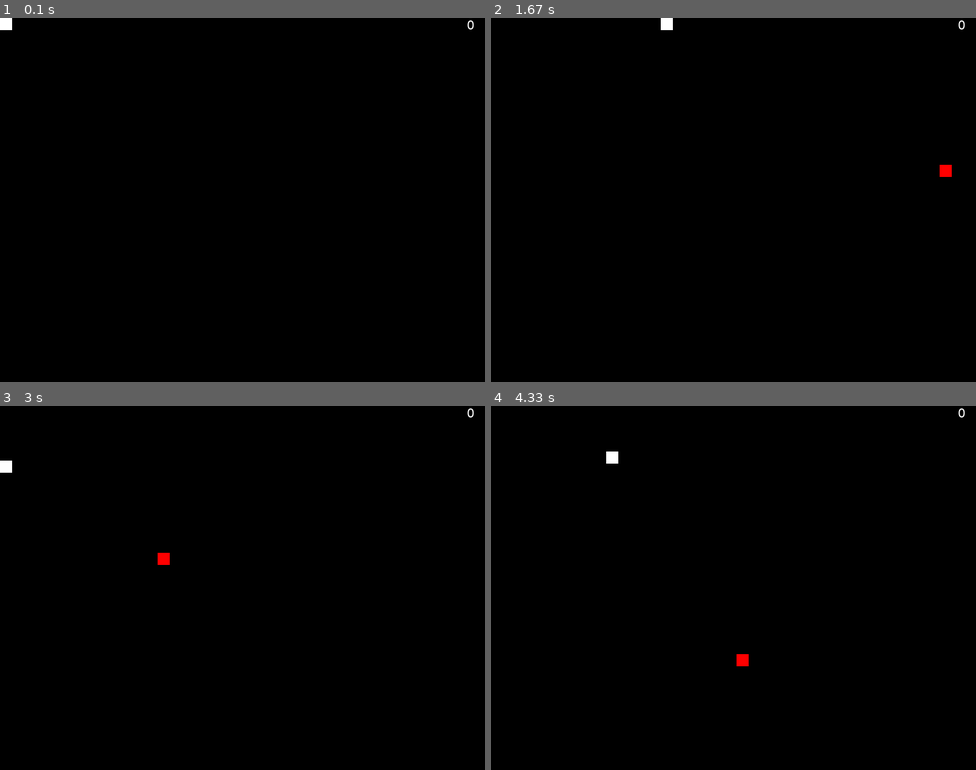
Above: before the commit, frames 1-4 (two rows, left to right).
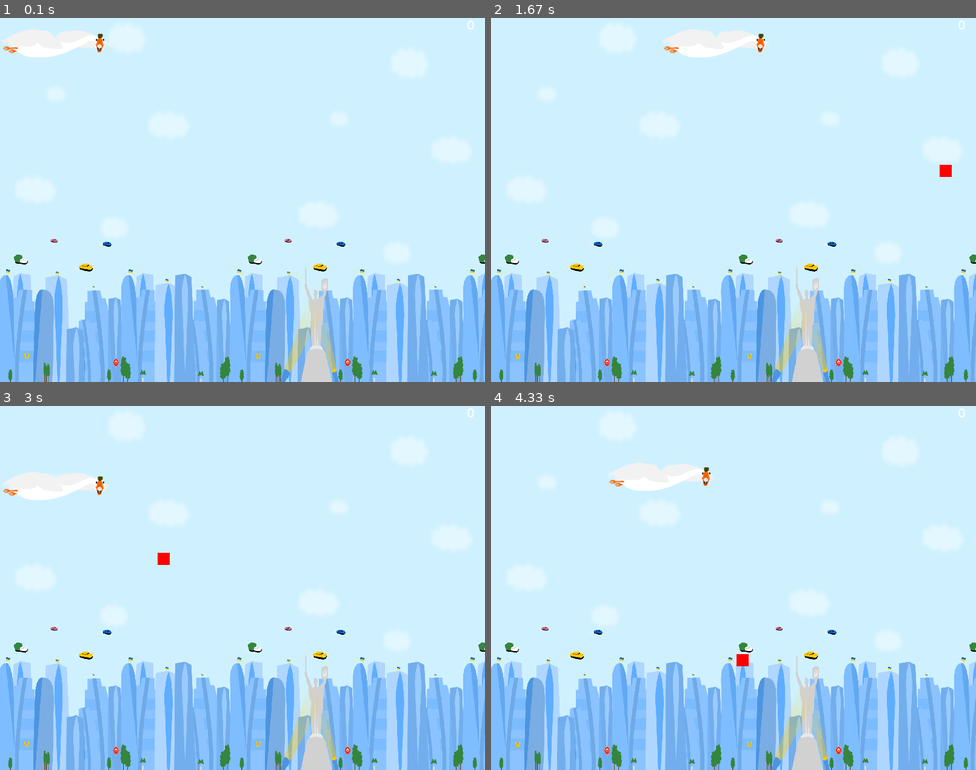
Above: after the commit, the same moments.

Repository: doremifasollasi/goIT_python-marathon-pygame
Game: pygame game, started from main.py
The game is run twice, just before and just after one commit, with the same random seed, the same clock (stepped at 60 frames per second) and the same inputs.
Inputs:
- Up to frame 1 (0.1 s): no input
- Up to frame 2 (1.67 s): hold Right 0.33-0.8 s; hold Right 1.17-1.63 s
- Up to frame 3 (3 s): hold Left 1.67-2.2 s; hold Down 2.23-2.53 s; hold Left 2.57-2.97 s
- Up to frame 4 (4.33 s): hold Up 3-3.37 s; hold Right 3.4-4.03 s; hold Down from 4.07 s (still down)

The runs differ from the first frame. In frame 1, 100% of the frame differs, in the area x 0-100%, y 0-100%; in frame 2, 100%; in frame 3, 100%; in frame 4, 100%.

Commit message:
Added illustration for player and background

Diff:
--- a/main.py
+++ b/main.py
@@ -19,8 +19,9 @@
 
 main_surface = pygame.display.set_mode(screen)
 
-player = pygame.Surface((20, 20))
-player.fill(WHITE)
+# player = pygame.Surface((20, 20))
+# player.fill(WHITE)
+player = pygame.image.load('player.png').convert_alpha()
 player_rect = player.get_rect() #координати положення player - початкове(0,0)
 player_speed = 5
 
@@ -37,6 +38,8 @@
     bonus_rect = pygame.Rect(random.randint(0, width), 0, *bonus.get_size())
     bonus_speed = random.randint(4, 6)
     return [bonus, bonus_rect, bonus_speed]
+
+bg = pygame.transform.scale(pygame.image.load('background.png').convert(), screen)
 
 CREATE_ENEMY = pygame.USEREVENT + 1
 pygame.time.set_timer(CREATE_ENEMY, 1500)
@@ -76,7 +79,8 @@
 
     pressed_key = pygame.key.get_pressed()
 
-    main_surface.fill(BLACK)
+    # main_surface.fill(WHITE)
+    main_surface.blit(bg, (0,0))
 
     main_surface.blit(player, player_rect)
 
